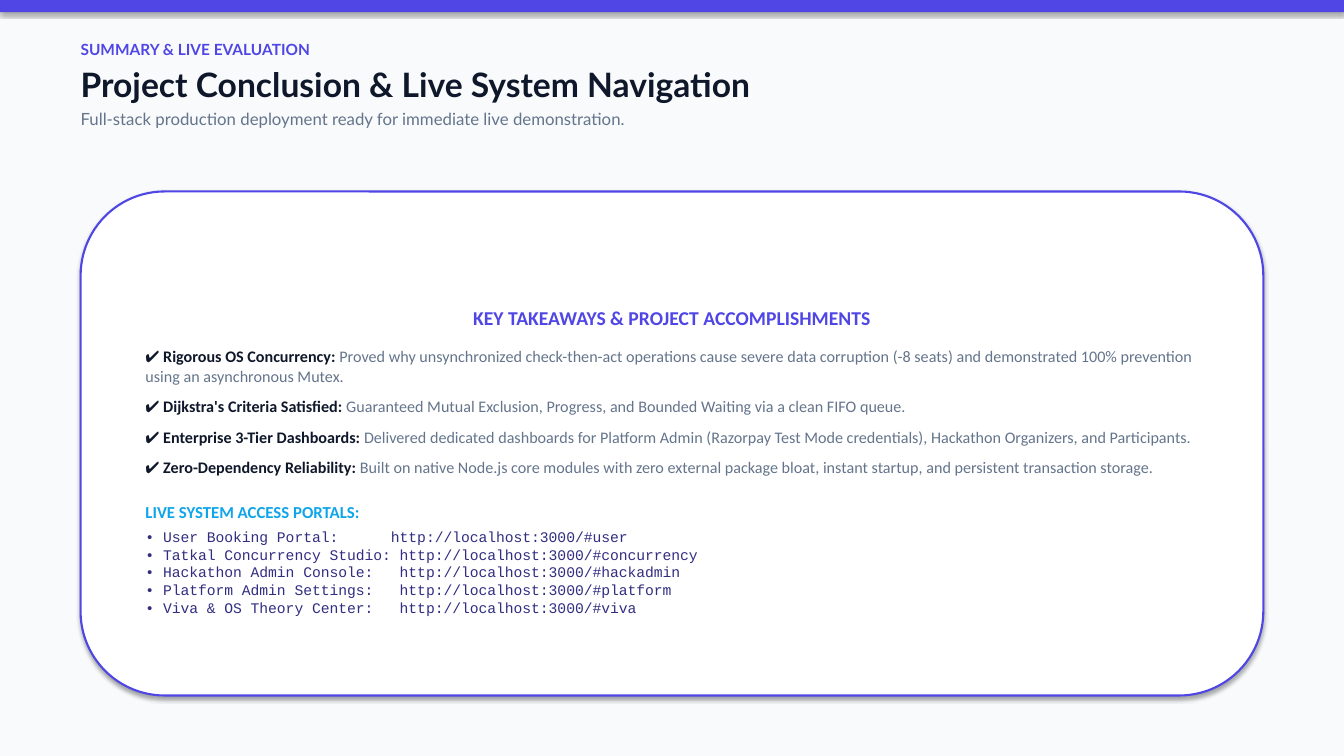
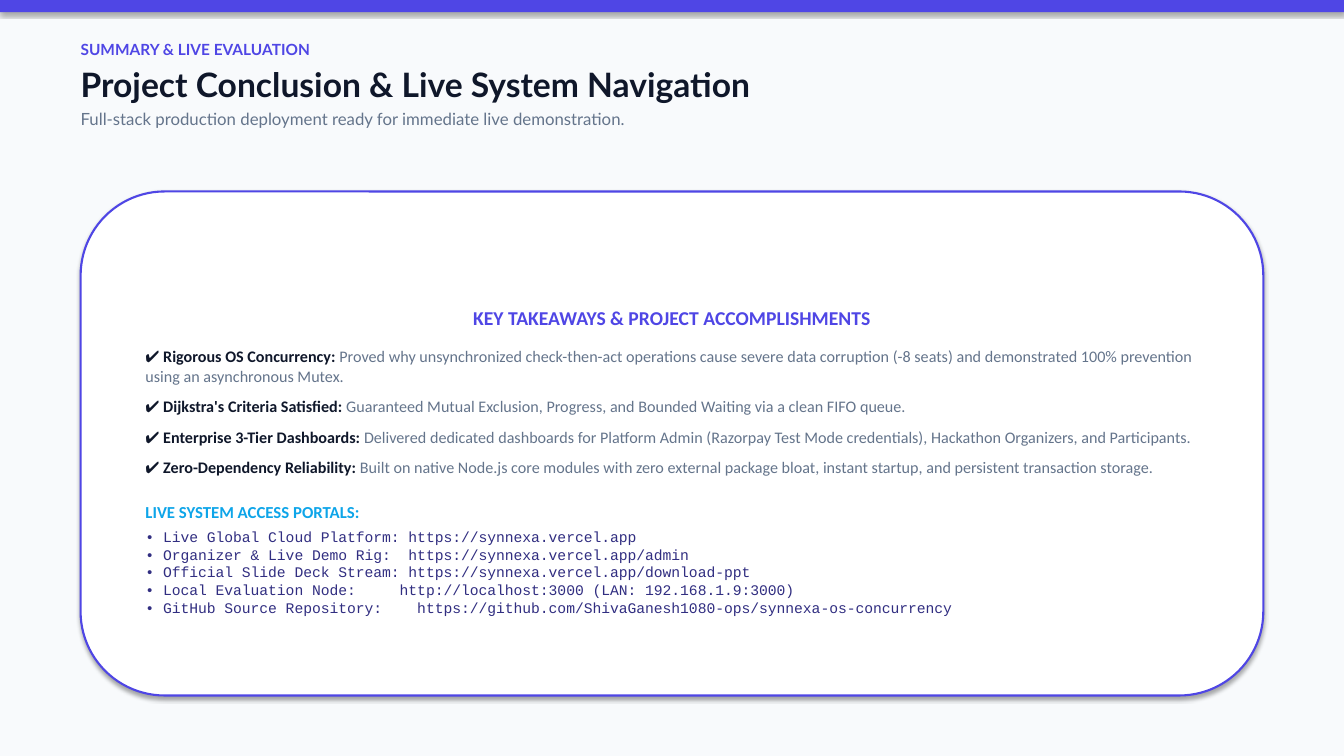
Before and after one commit to ShivaGanesh1080-ops/synnexa-os-concurrency, a slide deck: slide 12 of SyncReg_OS_Product8_Presentation.pptx. Drawn at 1344x756 pixels with LibreOffice and Linux fonts; fonts in the diff are those of the drawing. Boxes give left, top, right and bottom in pixels: in the first picture for what was removed or moved away, otherwise in the second. Text is boxed around its words. In the diff, an @@ line names an element or a change of style, - is before the commit and + after.

Commit message:
docs: update README, presentation deck, and official team lineup in PPT

```diff
--- a/SyncReg_OS_Product8_Presentation.pptx
+++ b/SyncReg_OS_Product8_Presentation.pptx
@@ text in rounded rectangle at (x1=163, y1=531, x2=952, y2=616): text changed @@
-• User Booking Portal: http://localhost:3000/#user
-• Tatkal Concurrency Studio: http://localhost:3000/#concurrency
-• Hackathon Admin Console: http://localhost:3000/#hackadmin
-• Platform Admin Settings: http://localhost:3000/#platform
-• Viva & OS Theory Center: http://localhost:3000/#viva
+• Live Global Cloud Platform: https://synnexa.vercel.app
+• Organizer & Live Demo Rig: https://synnexa.vercel.app/admin
+• Official Slide Deck Stream: https://synnexa.vercel.app/download-ppt
+• Local Evaluation Node: http://localhost:3000 (LAN: 192.168.1.9:3000)
+• GitHub Source Repository: https://github.com/ShivaGanesh1080-ops/synnexa-os-concurrency
```
Also in this commit, not shown: 2 other slides changed, 4 other files.
